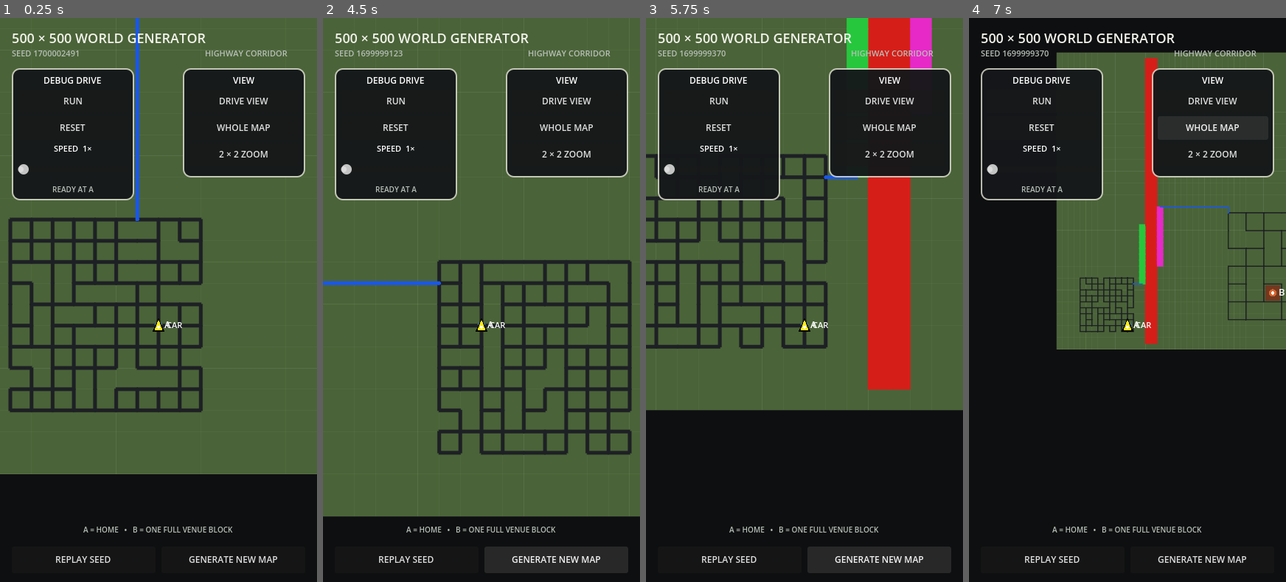
Above: before the commit, frames 1-4 (left to right).
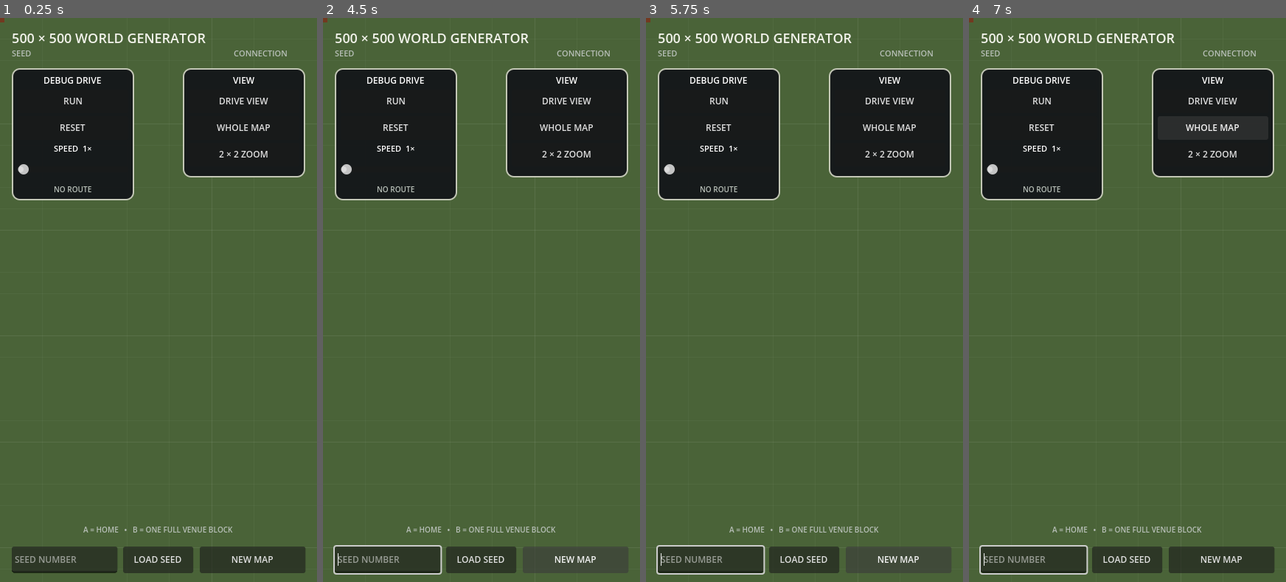
Above: after the commit, the same moments.

Repository: patrickcallahancomedy/comedian
Game: Godot game, scene res://scenes/drive/grid_world_prototype.tscn
Two runs of this game, one before a commit and one after it. Both use one fixed random seed, a clock stepped at 60 frames per second and the inputs below. This scene is started directly instead of the project's main scene.
Inputs (mouse positions are in pixels of both pictures, inside the frame that each line leads up to):
- Up to frame 1 (0.25 s): no input
- Up to frame 2 (4.5 s): click "RUN" at 0.5 s; click (405, 559) at 1.25 s, where only the run before the commit has a clickable "REPLAY SEED"; click (481, 559) at 2 s, where only the run after the commit has a clickable "LOAD SEED"; click (405, 559) at 2.75 s, where only the run before the commit has a clickable "REPLAY SEED"; click (405, 559) at 3.5 s, where only the run before the commit has a clickable "REPLAY SEED"; click "GENERATE NEW MAP" (after the commit: "NEW MAP") at 4.25 s
- Up to frame 3 (5.75 s): click "GENERATE NEW MAP" (after the commit: "NEW MAP") at 5 s
- Up to frame 4 (7 s): click "DRIVE VIEW" at 5.75 s; click "WHOLE MAP" at 6.5 s

The runs differ from the first frame. In frame 1, 26% of the frame differs, in the area x 0-100%, y 0-100%; in frame 2, 18%; in frame 3, 43%; in frame 4, 59%.
Error after the commit: Invalid access to property or key 'pressed' on a base object of type 'null instance'. (res://scripts/drive/grid_world_map.gd:56)

Commit message:
Add seed number input

Diff:
--- a/godot/scenes/drive/grid_world_prototype.tscn
+++ b/godot/scenes/drive/grid_world_prototype.tscn
@@ -202,24 +202,40 @@
 text = "A = HOME   •   B = ONE FULL VENUE BLOCK"
 horizontal_alignment = 1
 
-[node name="ReplaySeedButton" type="Button" parent="."]
-layout_mode = 1
-anchors_preset = 12
-anchor_right = 0.5
+[node name="SeedInput" type="LineEdit" parent="."]
+layout_mode = 1
+anchors_preset = 12
+anchor_right = 0.38
 anchor_bottom = 1.0
 offset_left = 16.0
 offset_top = -48.0
 offset_right = -4.0
 offset_bottom = -12.0
 grow_vertical = 0
-focus_mode = 0
-theme_override_font_sizes/font_size = 12
-text = "REPLAY SEED"
+placeholder_text = "SEED NUMBER"
+virtual_keyboard_type = 2
+clear_button_enabled = true
+theme_override_font_sizes/font_size = 12
+
+[node name="LoadSeedButton" type="Button" parent="."]
+layout_mode = 1
+anchors_preset = 12
+anchor_left = 0.38
+anchor_right = 0.62
+anchor_bottom = 1.0
+offset_left = 4.0
+offset_top = -48.0
+offset_right = -4.0
+offset_bottom = -12.0
+grow_vertical = 0
+focus_mode = 0
+theme_override_font_sizes/font_size = 12
+text = "LOAD SEED"
 
 [node name="NewMapButton" type="Button" parent="."]
 layout_mode = 1
 anchors_preset = 12
-anchor_left = 0.5
+anchor_left = 0.62
 anchor_right = 1.0
 anchor_bottom = 1.0
 offset_left = 4.0
@@ -230,4 +246,4 @@
 grow_vertical = 0
 focus_mode = 0
 theme_override_font_sizes/font_size = 12
-text = "GENERATE NEW MAP"
+text = "NEW MAP"
